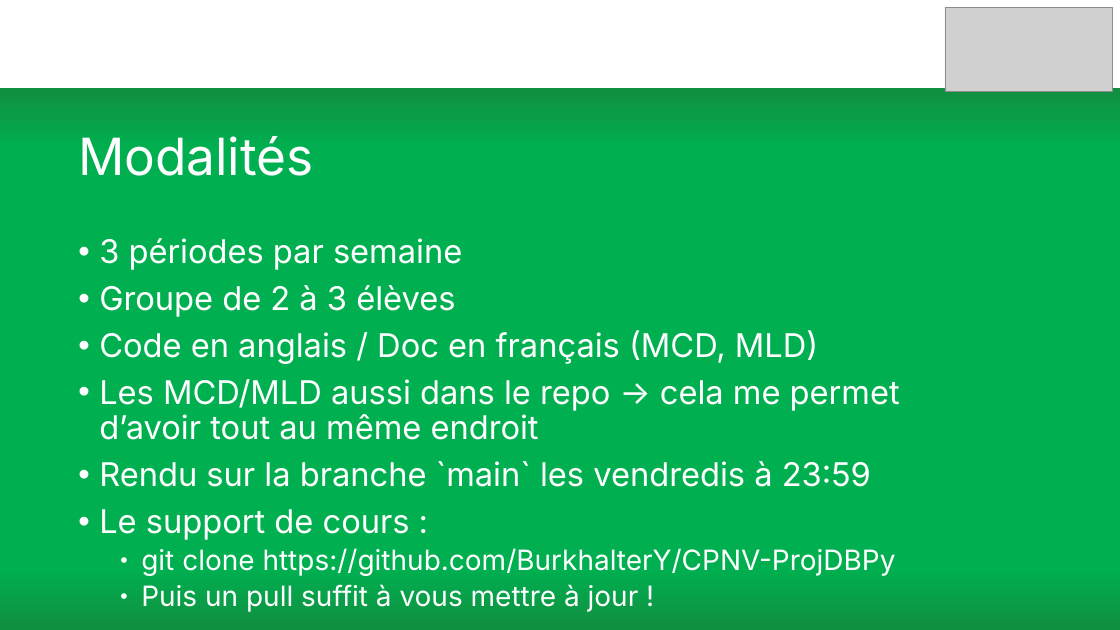
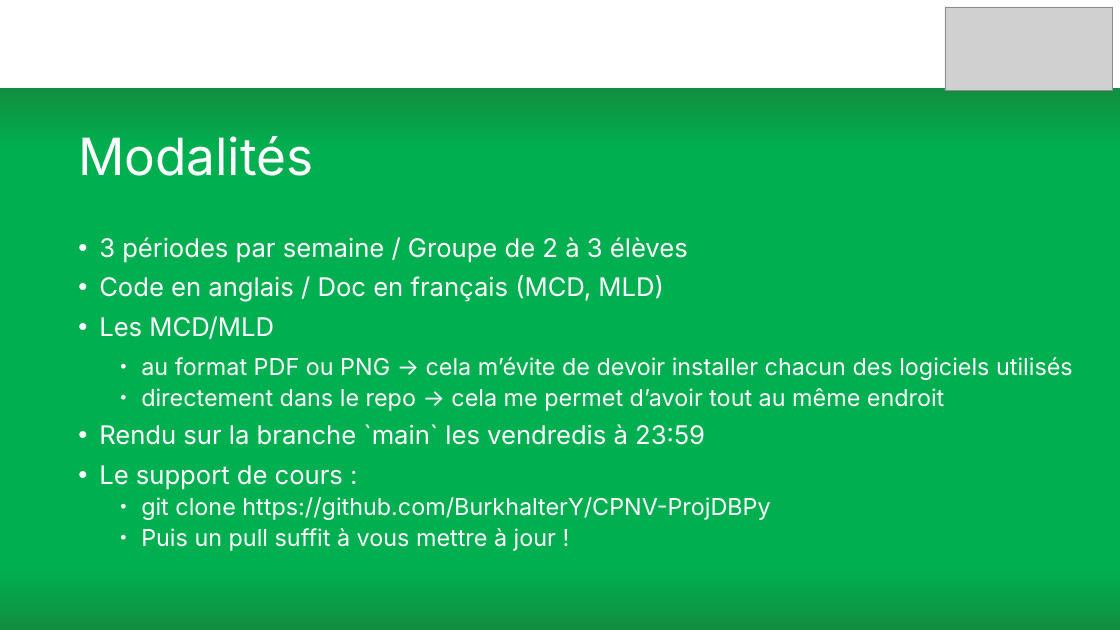
Before and after one commit to BurkhalterY/CPNV-ProjDBPy, a slide deck: slide 5 of Presentation.pptx. Drawn at 1120x630 pixels with LibreOffice and Linux fonts; fonts in the diff are those of the drawing; grey boxes stand for pictures. Boxes give left, top, right and bottom in pixels: in the first picture for what was removed or moved away, otherwise in the second. Text is boxed around its words. In the diff, an @@ line names an element or a change of style, - is before the commit and + after.

```diff
--- a/Presentation.pptx
+++ b/Presentation.pptx
@@ text at box(99, 237, 688, 262): text changed; size 28 to 22 pt @@
-• 3 périodes par semaine
-• Groupe de 2 à 3 élèves
+• 3 périodes par semaine / Groupe de 2 à 3 élèves
@@ text at box(99, 275, 770, 551): size 28 to 22 pt in "Code en anglais / Doc en français ...", "Rendu sur la branche `main` les vendredis ...", "Le support de cours :"; size 24 to 20 pt in "git clone https://github.com/BurkhalterY/CPNV-ProjDBPy", "Puis un pull suffit à vous mettre ..." @@
@@ text at box(99, 316, 1073, 411): text changed; size 28 to 20 pt @@
-• Les MCD/MLD aussi dans le repo -> cela me permet d’avoir tout au même endroit
+• Les MCD/MLD
+  • au format PDF ou PNG → cela m’évite de devoir installer chacun des logiciels utilisés
+  • directement dans le repo → cela me permet d’avoir tout au même endroit
```
Also in this commit, not shown: 1 other slide changed, 1 other file.
